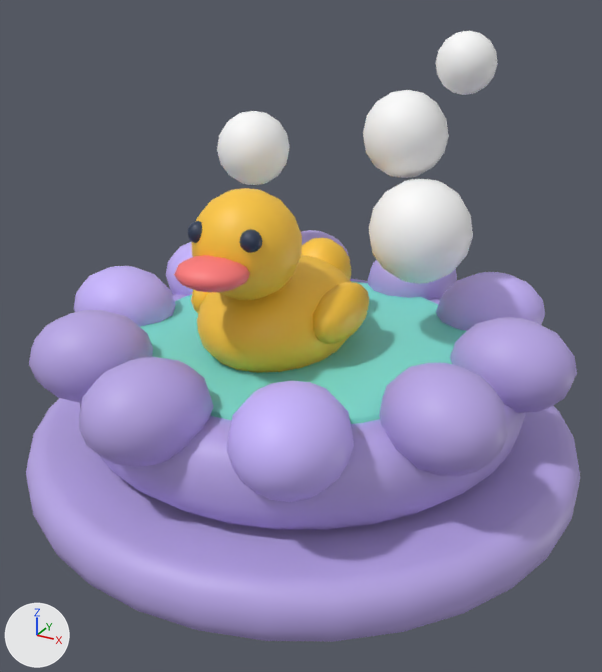
Before and after pictures for a commit that changed the FBX model EvolutionShop/Assets/EvolutionShop/Resources/Art/GrowthKit/DecorDuckSpa.fbx.
Camera for both pictures: a camera (50 mm lens) standing at (0.223, -0.409, 0.292) and looking at (0.006, -0.014, 0.095). Arrows for +X, +Y and +Z are at lower left; the lights stay in place. The older version comes first. Where no turn or scale is listed for an object, it has been applied to the vertices.

The older version as bpy lines, for what is in view:
```python
me_cylinder_517 = bpy.data.meshes.new('Cylinder.517')
me_cylinder_517.from_pydata(...)  # 3124 vertices, 3292 faces; spans x -0.17..0.17, y -0.17..0.17, z 0.0..0.262
me_cylinder_517.materials.append(mat_gk_rock)  # purple #b9a7e8
me_cylinder_517.materials.append(mat_gk_glowteal)  # cyan #7fe3d6
me_cylinder_517.materials.append(mat_gk_pebble2)  # purple #c9b6ff
me_cylinder_517.materials.append(mat_gk_yellow)  # yellow #ffc93c
me_cylinder_517.materials.append(mat_gk_coral)  # red #ff7a7a
me_cylinder_517.materials.append(mat_gk_ink)  # dark blue #2b3a55
me_cylinder_517.materials.append(mat_gk_gold)  # yellow #ffc93c
me_cylinder_517.materials.append(mat_gk_cloud)  # white #ffffff
me_cylinder_517.materials.append(mat_gk_pink)  # pink #ff9ec4
me_cylinder_517.materials.append(mat_gk_cream)  # pale yellow #fff3df
ob_decorduckspa_mesh = bpy.data.objects.new('DecorDuckSpa mesh', me_cylinder_517)
ob_decorduckspa_mesh.location = (0.0, 0.0, 0.0)
```
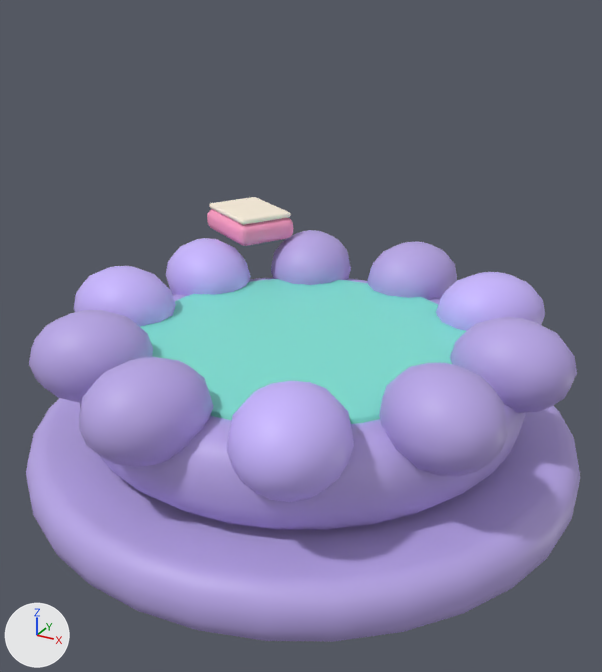
Pixel boxes (x1, y1, x2, y2) of what changed, in the pictures (602 x 672 px):
'DecorDuckSpa mesh', reshaped (27% shorter): before (26, 31, 580, 642); after (26, 197, 580, 642)
part 1 of me_cylinder_517, deleted: before (174, 31, 498, 373)

The change in detail:
me_cylinder_517 is used by ob_decorduckspa_mesh; location (0.0, 0.0, 0.0).
me_cylinder_517 had 3124 vertices, 3292 faces and spanned x -0.17..0.17, y -0.17..0.17, z 0.0..0.262.
me_cylinder_517 now has 1880 vertices, 1906 faces and spans x -0.17..0.17, y -0.17..0.17, z 0.0..0.132.
me_cylinder_517 part 1: 12 loose pieces with 1244 vertices, spanning x -0.093..0.089, y -0.096..0.084, z 0.073..0.262, are deleted.
me_cylinder_517 no longer uses material mat_gk_yellow (yellow #ffc93c).
me_cylinder_517 no longer uses material mat_gk_coral (red #ff7a7a).
me_cylinder_517 no longer uses material mat_gk_ink (dark blue #2b3a55).
me_cylinder_517 no longer uses material mat_gk_gold (yellow #ffc93c).
me_cylinder_517 no longer uses material mat_gk_cloud (white #ffffff).
